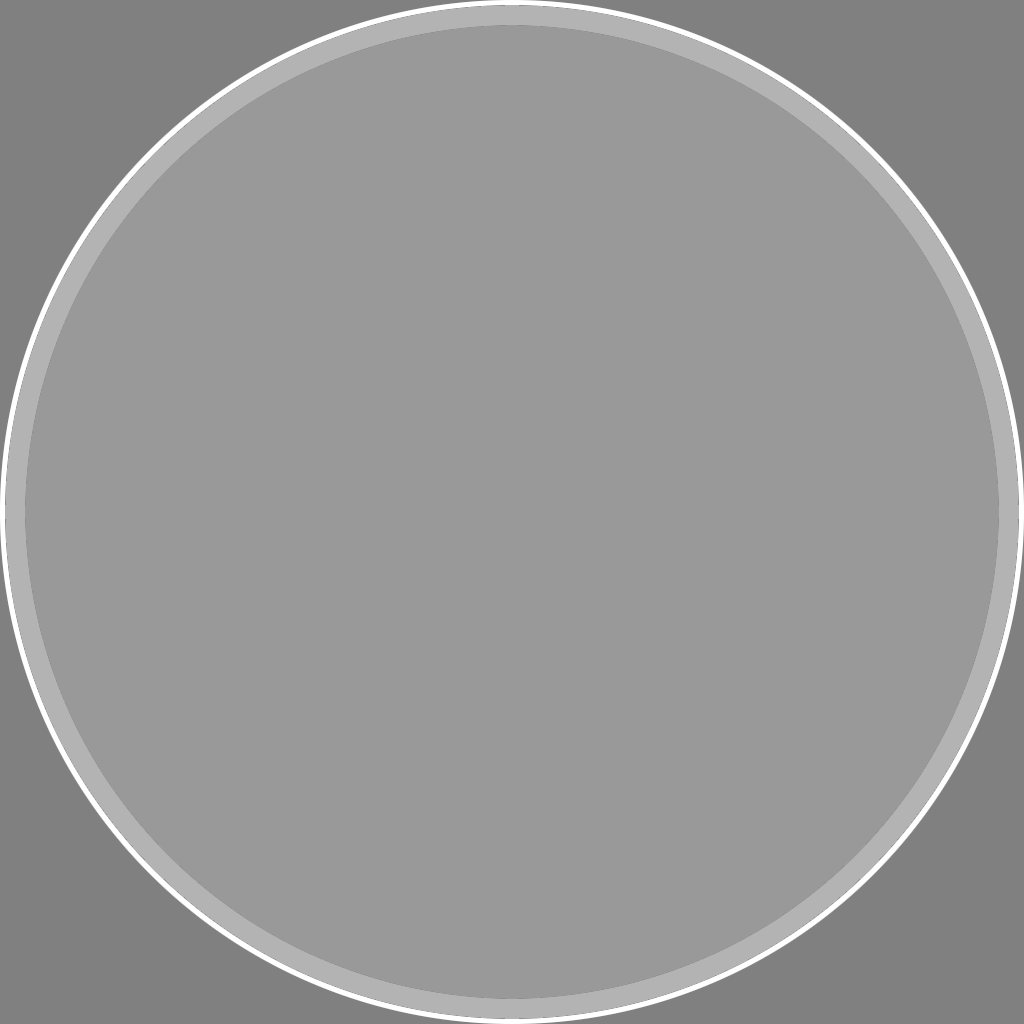
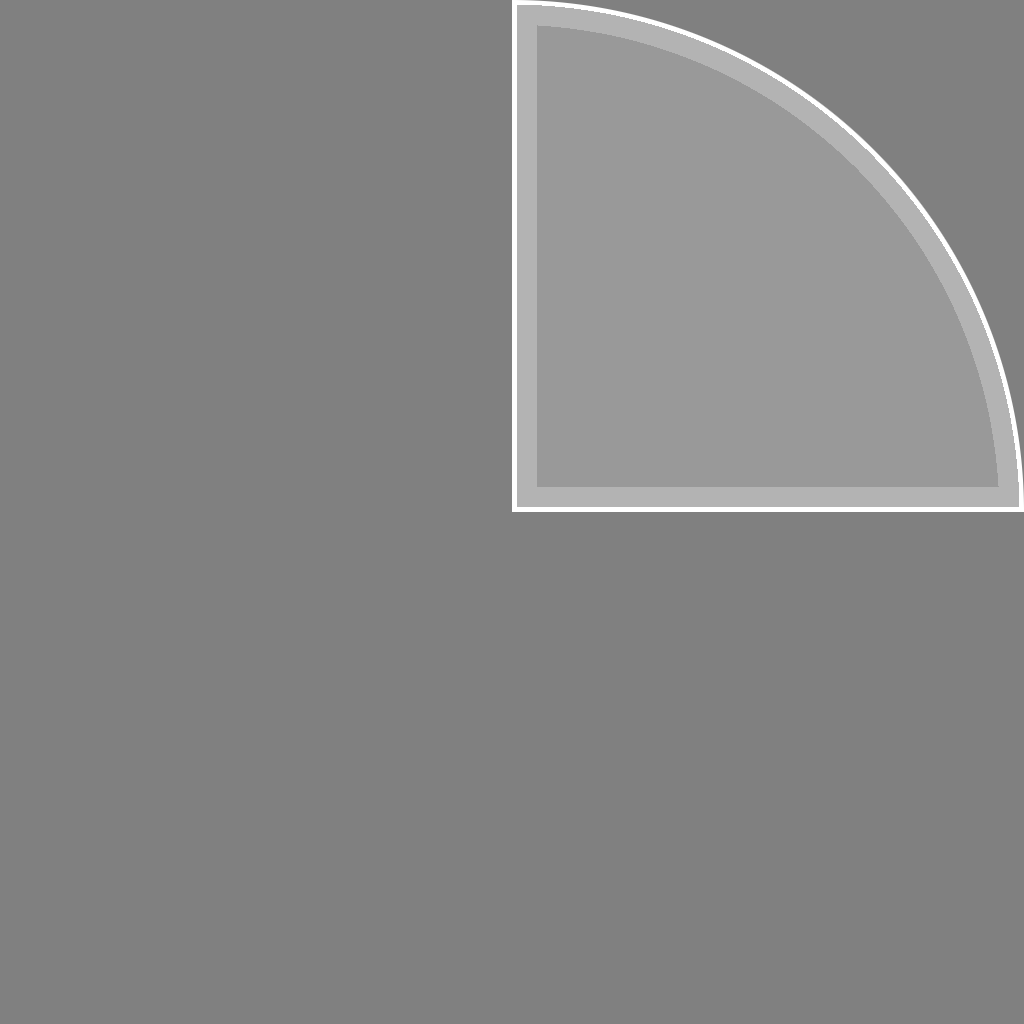
Before/after of a 1024x1024 layered artwork. What changed in the layer stack:
renamed "Layer 6 #1" to "360", hid it, moved it above "90" over [0, 0, 1024, 1024]
added layer "90" above "180" over [512, 0, 1024, 512]
